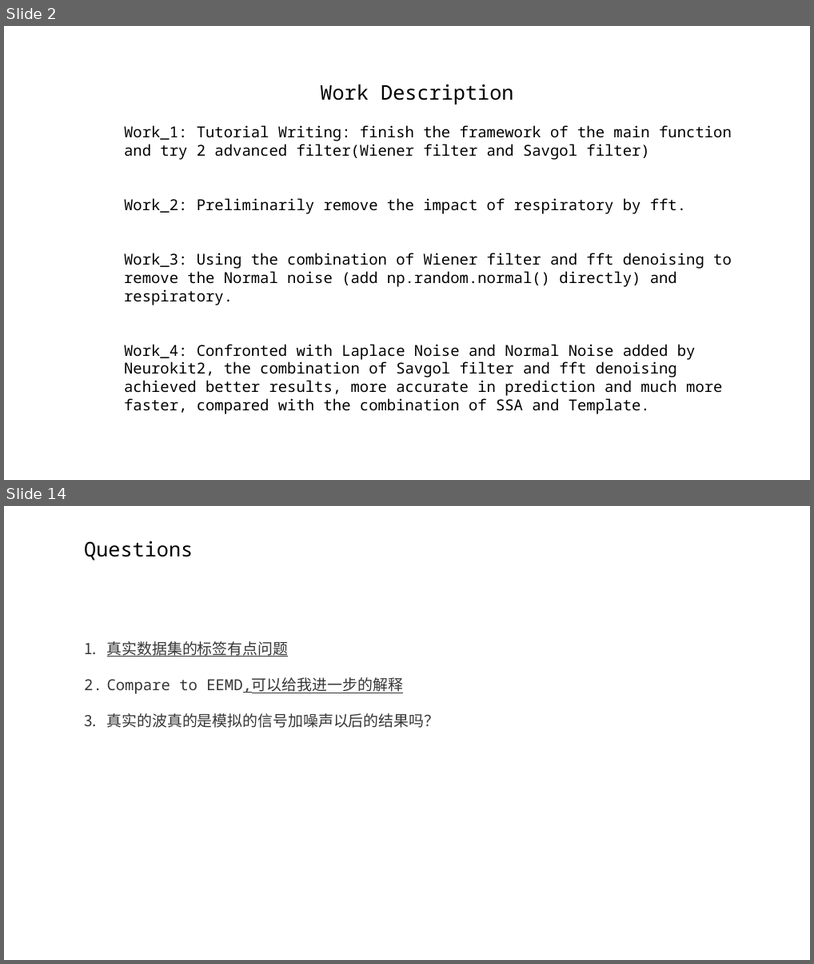
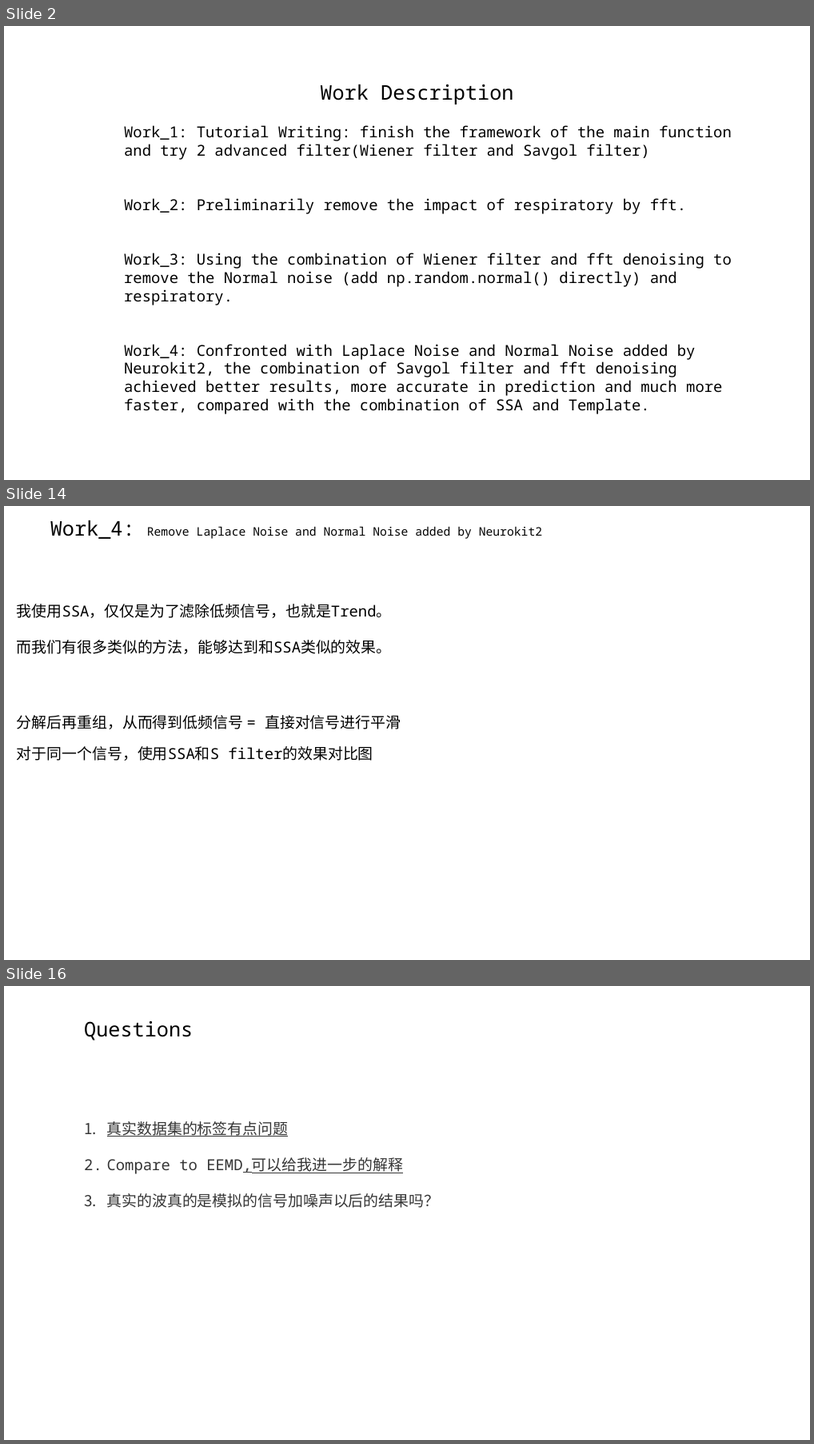
Before and after one commit to A-Big-Tortoise/Presentation, a slide deck: Presentation_911_JiayuChen.pptx. Shown one above the other, each under a label of ours: slides 2 and 14 before the commit, slides 2, 14 and 16 after it; the slides between them are not shown. The pictures are 814x964 and 814x1444 pixels, drawn with LibreOffice and Linux fonts; fonts in the diff are those of the drawing. Boxes give left, top, right and bottom in pixels: in the first picture for what was removed or moved away, otherwise in the second. Text is boxed around its words. In the diff, an @@ line names an element or a change of style, - is before the commit and + after.

```diff
--- a/Presentation_911_JiayuChen.pptx
+++ b/Presentation_911_JiayuChen.pptx
@@ slide 14 added at (x1=4, y1=506, x2=810, y2=960), background #FFFFFF @@
@@ text added at (x1=50, y1=520, x2=542, y2=539), 14 pt, text #000000 @@
+Work_4: Remove Laplace Noise and Normal Noise added by Neurokit2
@@ text added at (x1=17, y1=604, x2=392, y2=654), 18 pt, text #000000 @@
+我使用SSA，仅仅是为了滤除低频信号，也就是Trend。
+而我们有很多类似的方法，能够达到和SSA类似的效果。
@@ text added at (x1=17, y1=715, x2=401, y2=729), 18 pt, text #000000 @@
+分解后再重组，从而得到低频信号 = 直接对信号进行平滑
@@ text added at (x1=17, y1=746, x2=373, y2=760), 18 pt, text #000000 @@
+对于同一个信号，使用SSA和S filter的效果对比图
@@ what was slide 14 is now slide 16 @@
```
Also in this commit, not shown: 10 slides changed, 2 other slides added, 1 slide removed.
